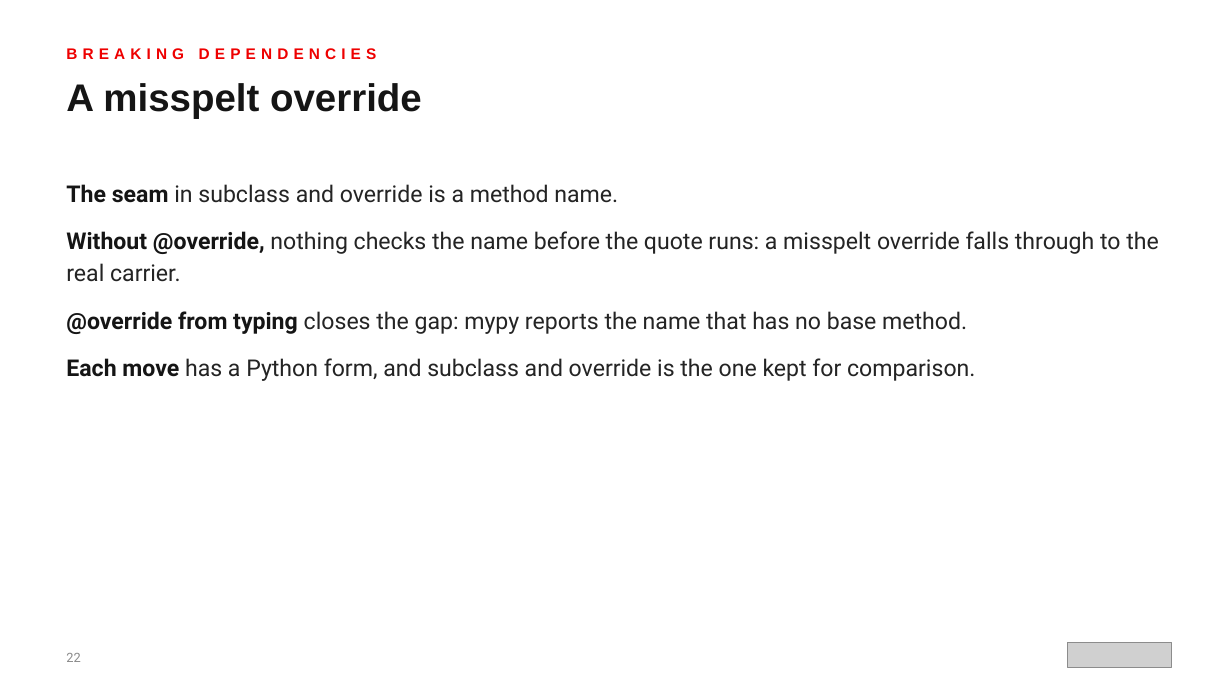
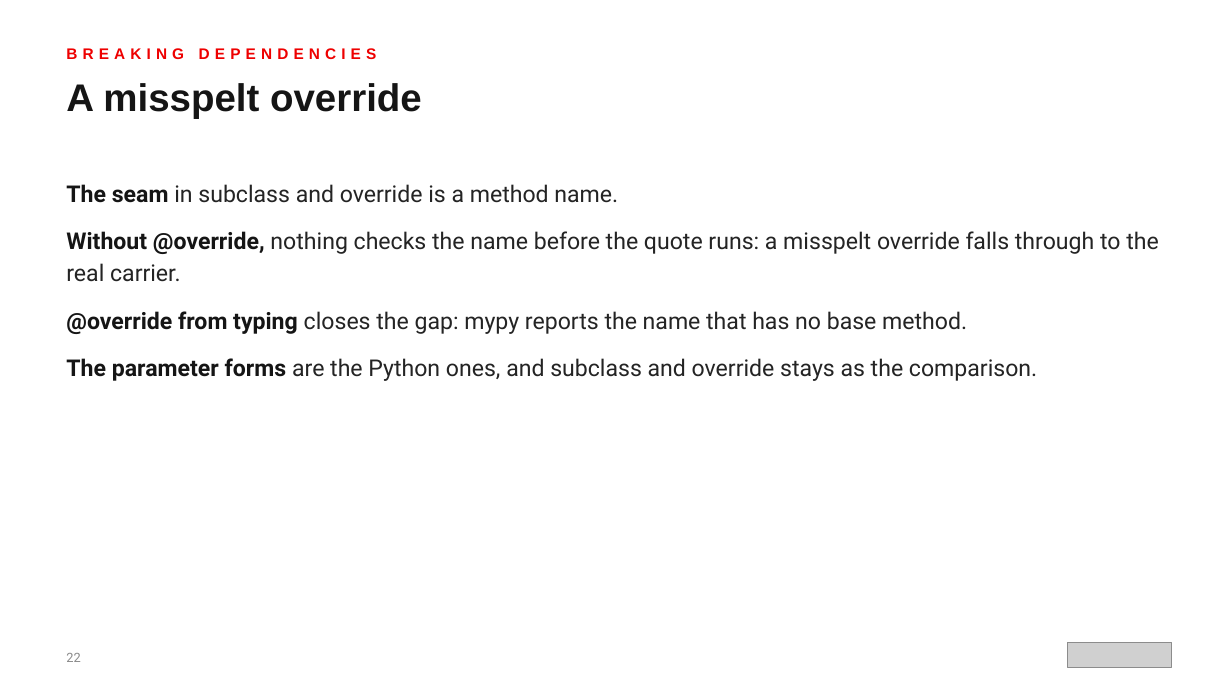
Before and after one commit to patterncatalyst/design-patterns-with-python, a slide deck: slide 22 of presentation/design-patterns-with-python-301-testing-legacy-and-ai.pptx. Drawn at 1232x693 pixels with LibreOffice and Linux fonts; fonts in the diff are those of the drawing; grey boxes stand for pictures. Boxes give left, top, right and bottom in pixels: in the first picture for what was removed or moved away, otherwise in the second. Text is boxed around its words. In the diff, an @@ line names an element or a change of style, - is before the commit and + after.

```diff
--- a/presentation/design-patterns-with-python-301-testing-legacy-and-ai.pptx
+++ b/presentation/design-patterns-with-python-301-testing-legacy-and-ai.pptx
@@ text at [66,358,1037,381]: text changed @@
-● Each move has a Python form, and subclass and override is the one kept for comparison.
+● The parameter forms are the Python ones, and subclass and override stays as the comparison.
```
Also in this commit, not shown: 5 other slides changed, 3 other files.
